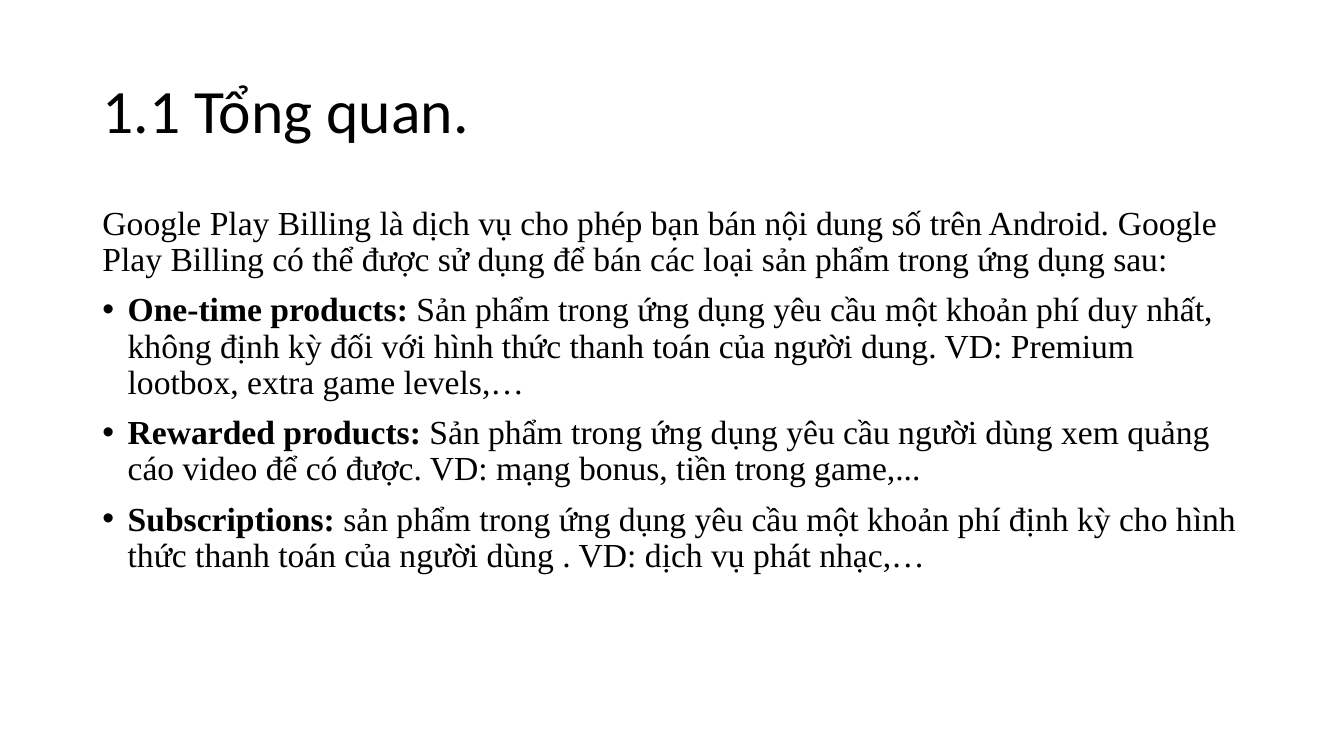
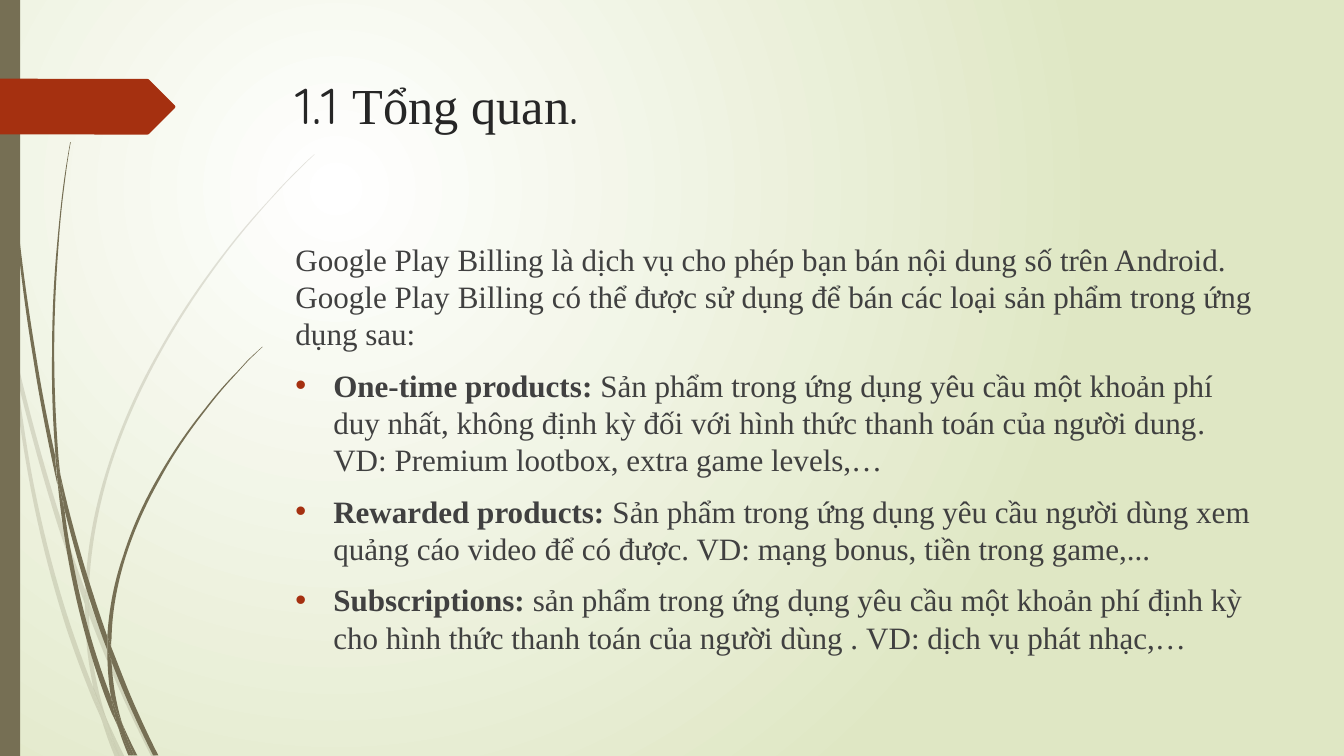
Before and after one commit to trieuduy27051999/Google-play-infor-, a slide deck: slide 2 of 3 muc dau GooglePlay.pptx. Drawn at 1344x756 pixels with LibreOffice and Linux fonts; fonts in the diff are those of the drawing. Boxes give left, top, right and bottom in pixels: in the first picture for what was removed or moved away, otherwise in the second. Text is boxed around its words. In the diff, an @@ line names an element or a change of style, - is before the commit and + after.

Commit message:
Sua font 3 muc dau Google Play

```diff
--- a/3 muc dau GooglePlay.pptx
+++ b/3 muc dau GooglePlay.pptx
@@ background #FFFFFF to gradient #FFFFFF to #DFE8C4 @@
@@ rectangle added at [0, 0, 20, 756], fill #766F54 @@
@@ freeform shape added at [0, 79, 175, 134], fill #A53010 @@
@@ title "1.1 Tổng quan.": place and size @@
-title "1.1 Tổng quan." at [102, 85, 469, 144]
+title "1.1 Tổng quan." at [296, 87, 578, 134]
@@ title "1.1 Tổng quan." at [296, 87, 578, 134]: size 44 to 36 pt, text colour #000000 to #262626; font Calibri to Quicksand in "1.1 quan."; font Calibri to Times New Roman in "Tổng quan."; line spacing 0.9 to 1; vertical alignment middle to top @@
@@ text "Google Play Billing là dịch ...": place and size @@
-text "Google Play Billing là dịch ..." at [102, 210, 1236, 574]
+text "Google Play Billing là dịch ..." at [295, 248, 1251, 654]
@@ text "Google Play Billing là dịch ..." at [295, 248, 1251, 654]: size 24 to 22.2 pt, text colour #000000 to #404040; line spacing 0.9 to 1; indent changed @@
@@ group added at [0, 154, 315, 756]: 10 freeform shapes @@
@@ group added at [3, 0, 262, 756]: 12 freeform shapes @@
```
Also in this commit, not shown: 79 other slides changed.
